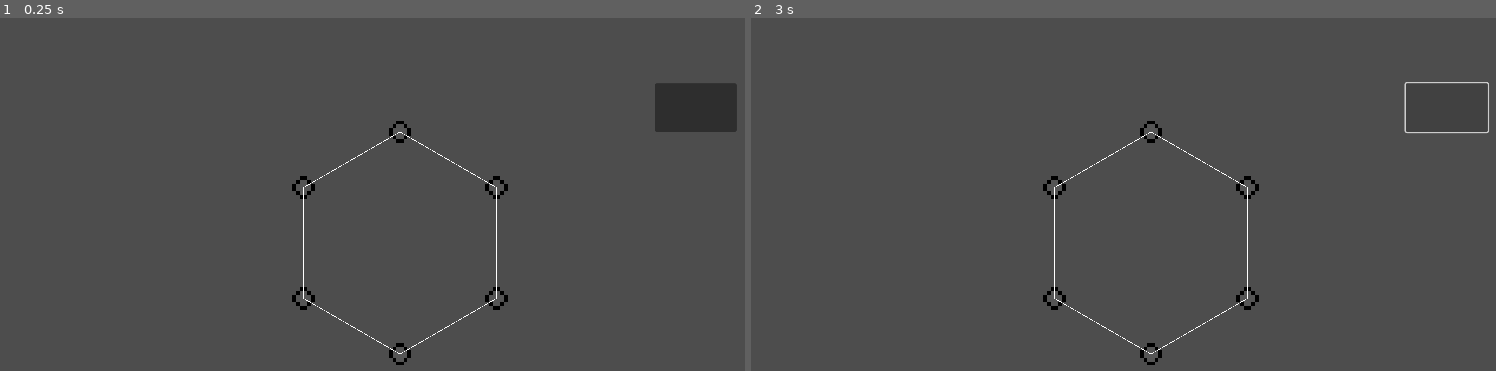
Above: before the commit, frames 1-2 (left to right).
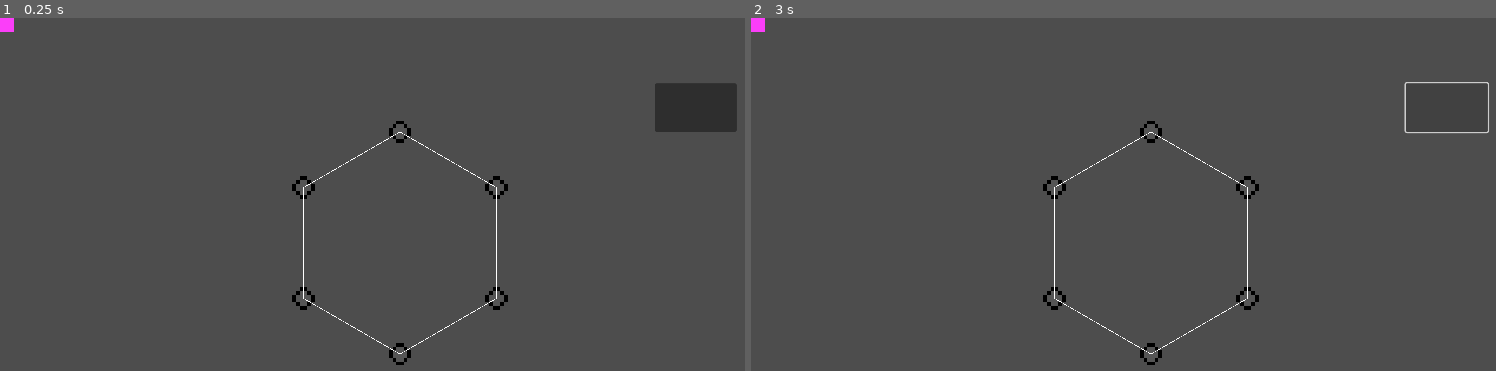
Above: after the commit, the same moments.

Repository: anrew1002/godot_game
Game: Godot game, scene res://scenes/root.tscn
Two runs of this game, one before a commit and one after it. Both use one fixed random seed, a clock stepped at 60 frames per second and the inputs below.
Inputs (mouse positions are in pixels of both pictures, inside the frame that each line leads up to):
- Up to frame 1 (0.25 s): no input
- Up to frame 2 (3 s): click (1153, 130) at 0.52 s; click (1153, 130) at 1.27 s; click (1153, 130) at 2.02 s; click (1443, 106) at 2.75 s

The runs differ from the first frame. In frame 1, less than 0.1% of the frame differs, in the area x 0-2%, y 0-4%; in frame 2, less than 0.1%.

Commit message:
fix creation sockets

Diff:
--- a/assets/objects/Catcher.tscn
+++ b/assets/objects/Catcher.tscn
@@ -20,4 +20,5 @@
 offset_right = 1061.0
 offset_bottom = 164.0
 
+[connection signal="line_created" from="Threads" to="." method="_on_threads_line_created"]
 [connection signal="pressed" from="Button" to="." method="_on_back_pressed"]
--- /dev/null
+++ b/assets/objects/debug/pink.tscn
@@ -0,0 +1,14 @@
+[gd_scene load_steps=2 format=3 uid="uid://caocptf86b8qs"]
+
+[ext_resource type="Texture2D" uid="uid://qtcvir444mle" path="res://assets/textures/pink.png" id="1_wmoqn"]
+
+[node name="Pink" type="Node2D"]
+position = Vector2(-20, -20)
+
+[node name="TextureRect" type="TextureRect" parent="."]
+offset_left = -20.0
+offset_top = -20.0
+offset_right = 20.0
+offset_bottom = 20.0
+texture = ExtResource("1_wmoqn")
+expand_mode = 1
--- a/scripts/Catcher.gd
+++ b/scripts/Catcher.gd
@@ -3,14 +3,15 @@
 # Создание сокетов и линии окружности
 
 @onready var socket = preload("uid://bb117svyyitnf")
-@onready var threads = $"Threads"
+@onready var threads: Node2D = $"Threads"
+@onready var sockets: Node2D = $"Sockets"
 var cur_index_point:int
 var counter = 0
 # Called when the node enters the scene tree for the first time.
 func _ready():
 	pass # Replace with function body.
 
-var sockets = []
+# var sockets = []
 
 func _draw():
 
@@ -38,18 +39,26 @@
 		$"Ring".add_point(points_arc[index_point],-1)
 		var instance = socket.instantiate()
 		instance.ID = index_point
-		sockets.append(instance)
+		# sockets.append(instance)
 		instance.global_position = points_arc[index_point]
-		$"Sockets".add_child(instance)
+		sockets.add_child(instance)
 
 
 func _on_back_pressed():
 	threads.back()
 
 
-func _on_threads_line_created(s_pos):
+func _on_threads_line_created(s_pos, thr):
+
+	for sck in sockets.get_children():
+		if is_equal_approx(s_pos[0],sck.global_position[0]) and is_equal_approx(s_pos[1],sck.global_position[1]):
+			return
+	print("Childs: " + var_to_str(sockets.get_child_count()))
 	var instance = socket.instantiate()
 	instance.ID = cur_index_point
 	cur_index_point+=1
-	sockets.append(instance)
-	instance.global_position = s_pos
+	sockets.add_child(instance)
+	var loc_pos = thr.to_global(s_pos)
+	instance.position =  loc_pos - Vector2(16,16)
+	instance.z_index = 10
+	pass
--- a/scripts/Socket.gd
+++ b/scripts/Socket.gd
@@ -17,5 +17,5 @@
 
 
 func _on_texture_button_left_click():
-	# print(ID,get_global_rect().get_area())
+	print(ID,get_global_rect().get_area())
 	mouseover = true
--- a/scripts/Threads.gd
+++ b/scripts/Threads.gd
@@ -3,9 +3,10 @@
 var strings: Array[Line2D]
 # @export var currentString: Line2D
 @onready var threadLine = preload("uid://cok2wkhtc1j05")
-var is_drawing = false
-@onready var currentString = threadLine.instantiate()
+@export  var is_drawing = false
+@onready var currentString: Line2D = threadLine.instantiate()
 @onready var socket = preload("uid://bb117svyyitnf")
+@onready var pink = preload("uid://caocptf86b8qs")
 
 signal line_created(socket_pos:Vector2)
 
@@ -13,9 +14,17 @@
 	for v in $"../Sockets".get_children():
 		if v.mouseover:
 			return v
+func add_pinky(pos:Vector2):
+	var sk = pink.instantiate()
+	sk.position = pos
+	add_child(sk)
 
 func _ready():
+	currentString.global_position = Vector2(0,0)
+	add_pinky(currentString.global_position)
 	add_child(currentString)
+	var center = self.global_position
+	add_pinky(center)
 
 func _process(_delta):
 	lineFunction()
@@ -28,9 +37,9 @@
 	if v:
 		# print("yea " + (var_to_str(strings.size())))
 		var v_pos = v.get_global_rect().get_center()
+		print(is_drawing)
 		if currentString.get_point_count() == 0:
 			is_drawing = true
-			# print(is_drawing)
 			currentString.add_point(v_pos)
 			currentString.add_point(v_pos)
 		elif currentString.get_point_count() == 3:
@@ -41,9 +50,11 @@
 			check_line_intersection()
 			# Создание новой линнии
 			currentString = threadLine.instantiate()
+			currentString.clear_points()
+			currentString.global_position = Vector2(0,0)
 			add_child(currentString)
+			is_drawing = false
 
-			is_drawing = false
 		else:
 			# print("___")
 			currentString.set_point_position(currentString.get_point_count()-1, v_pos)
@@ -52,13 +63,13 @@
 		# print(currentString.get_point_count())
 
 func check_line_intersection():
-	print("hey")
+	# print("hey")
 	var last_index = len(strings)-1
 	# var color = Color(1.0, 0.0, 0.0)
 	for k in strings[last_index].get_point_count():
 		var trPrimStart = strings[last_index].get_point_position(k)
 		var trPrimEnd = strings[last_index].get_point_position((k+1)%3)
-		print(k)
+		# print(k)
 		for i in range(last_index):
 			#print(i)
 			for j in range(3):
@@ -73,13 +84,14 @@
 				# print(trIterEnd)
 				var intersect_point = Geometry2D.segment_intersects_segment(trPrimStart,trPrimEnd,trIterStart,trIterEnd)
 				if intersect_point != null:
-					var sk = socket.instantiate()
-					sk.position = intersect_point
-					add_child(sk)
-					line_created.emit(intersect_point)
-					print(intersect_point)
-					print("intersect!")
-				else: print(intersect_point)
+					# var sk = socket.instantiate()
+					# sk.position = intersect_point
+					# add_child(sk)
+					# add_pinky(intersect_point)
+					line_created.emit(intersect_point,strings[i])
+					# print(intersect_point)
+					# print("intersect!")
+				# else: print(intersect_point)
 
 #Функция отмены действия
 func back():
Binary file added: assets/textures/pink.png
Not shown, added: assets/textures/pink.png.import
